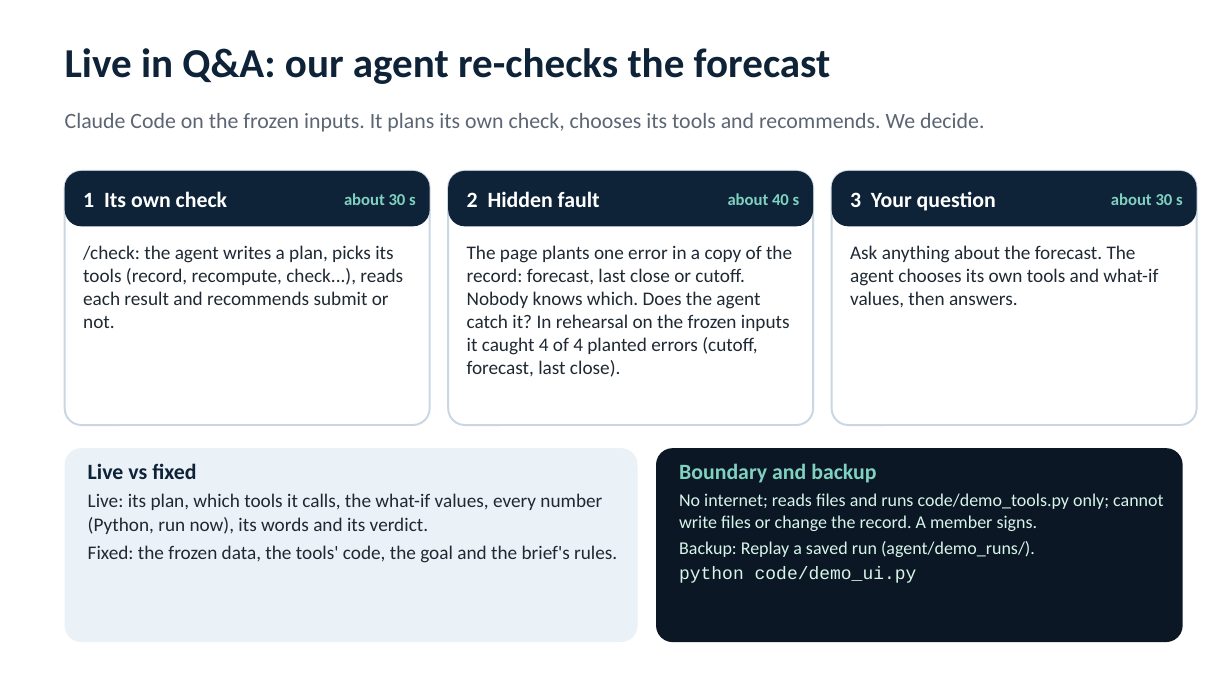
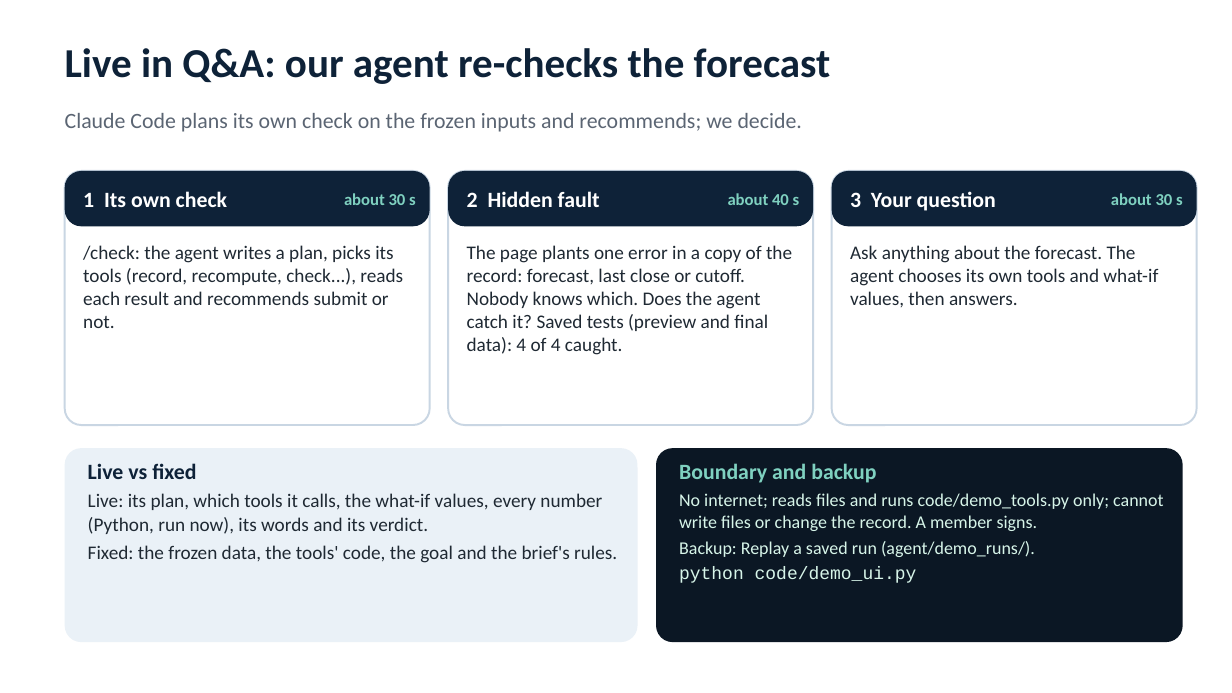
Before and after one commit to antoniohede-ai/ifte0007-group9-sp500-forecast, a slide deck: slide 6 of report/slides_final.pptx. Drawn at 1232x693 pixels with LibreOffice and Linux fonts; fonts in the diff are those of the drawing. Boxes give left, top, right and bottom in pixels: in the first picture for what was removed or moved away, otherwise in the second. Text is boxed around its words. In the diff, an @@ line names an element or a change of style, - is before the commit and + after.

```diff
--- a/report/slides_final.pptx
+++ b/report/slides_final.pptx
@@ text at [65, 113, 802, 132]: text changed @@
-Claude Code on the frozen inputs. It plans its own check, chooses its tools and recommends. We decide.
+Claude Code plans its own check on the frozen inputs and recommends; we decide.
@@ text at [467, 245, 792, 355]: text changed @@
-The page plants one error in a copy of the record: forecast, last close or cutoff. Nobody knows which. Does the agent catch it? In rehearsal on the frozen inputs it caught 4 of 4 planted errors (cutoff, forecast, last close).
+The page plants one error in a copy of the record: forecast, last close or cutoff. Nobody knows which. Does the agent catch it? Saved tests (preview and final data): 4 of 4 caught.
```
Also in this commit, not shown: 4 other slides changed, 12 other files.
